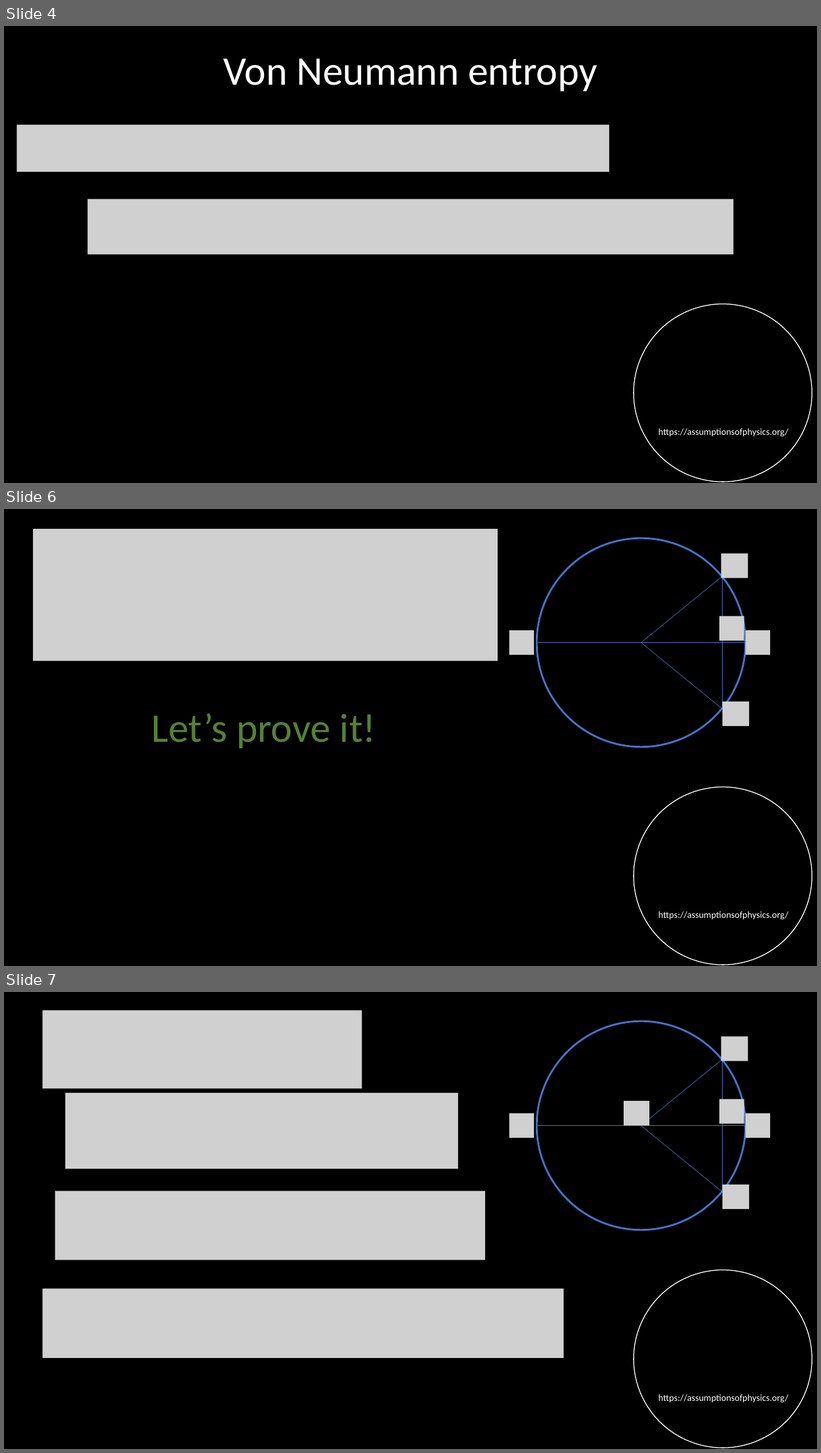
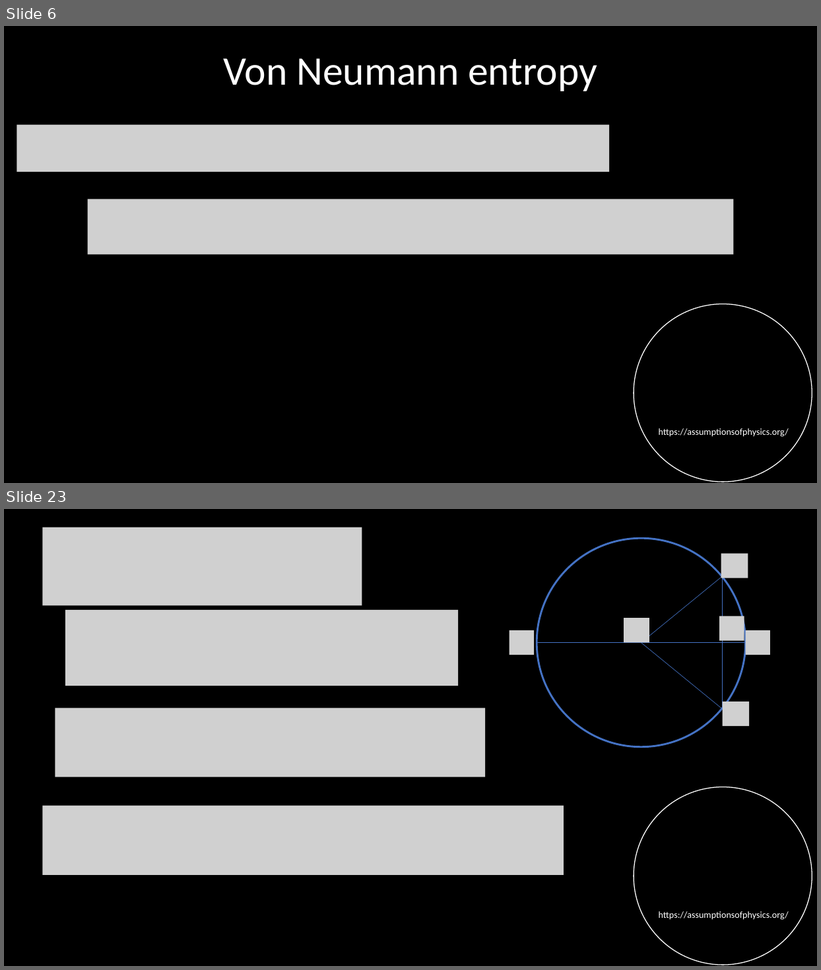
Before and after one commit to assumptionsofphysics/slides, a slide deck: 2026/20260701-BornIsEntropy.pptx. Shown one above the other, each under a label of ours: slides 4, 6 and 7 before the commit, slides 6 and 23 after it; the slides between them are not shown. The pictures are 821x1453 and 821x970 pixels, drawn with LibreOffice and Linux fonts; fonts in the diff are those of the drawing; grey boxes stand for pictures; background and template pictures are left out. Boxes give left, top, right and bottom in pixels: in the first picture for what was removed or moved away, otherwise in the second. Text is boxed around its words. In the diff, an @@ line names an element or a change of style, - is before the commit and + after.

```diff
--- a/2026/20260701-BornIsEntropy.pptx
+++ b/2026/20260701-BornIsEntropy.pptx
@@ slide 6 removed at <box>4,509,817,966</box>, background #000000; not listed: 2 template elements that a slide beside it also shows @@
@@ picture removed at <box>32,529,498,661</box> @@
@@ ellipse removed at <box>537,538,746,747</box> @@
@@ picture removed at <box>721,553,748,578</box> @@
@@ line removed from (642, 642) to (721, 578) @@
@@ line removed from (723, 578) to (723, 708) @@
@@ picture removed at <box>719,617,744,641</box> @@
@@ picture removed at <box>510,630,535,655</box> @@
@@ line removed from (537, 642) to (746, 642) @@
@@ line removed from (642, 642) to (721, 708) @@
@@ picture removed at <box>746,630,770,655</box> @@
@@ picture removed at <box>723,702,749,726</box> @@
@@ text removed at <box>152,714,376,749</box> @@
-Let’s prove it!
@@ what was slide 4 is now slide 6 @@
@@ what was slide 7 is now slide 23 @@
```
Also in this commit, not shown: 3 slides changed, 15 slides added, 9 other slides removed.
